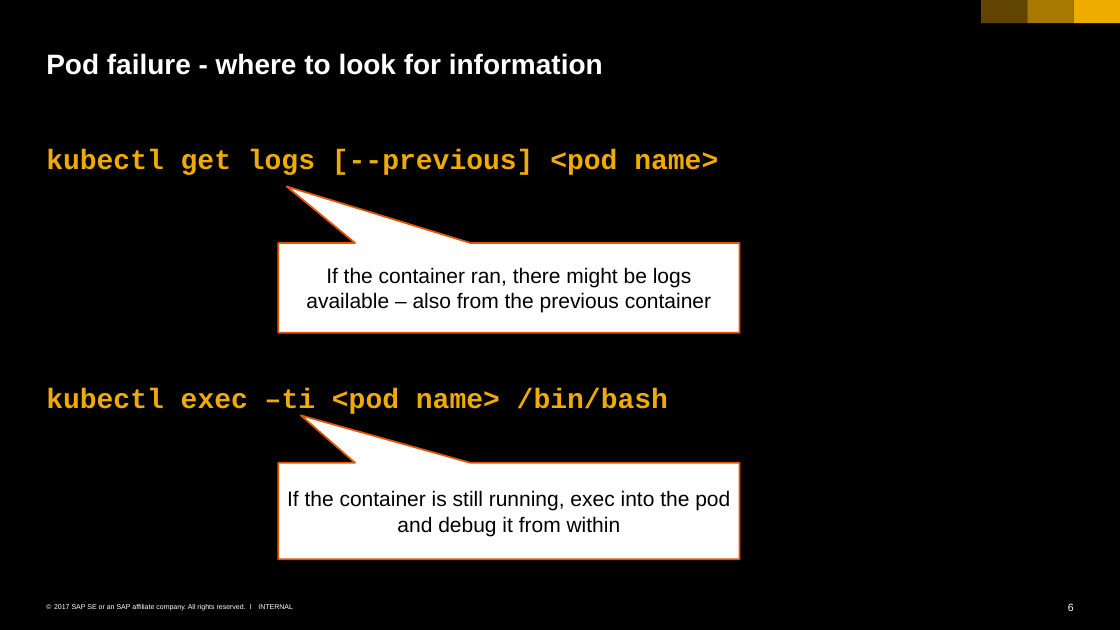
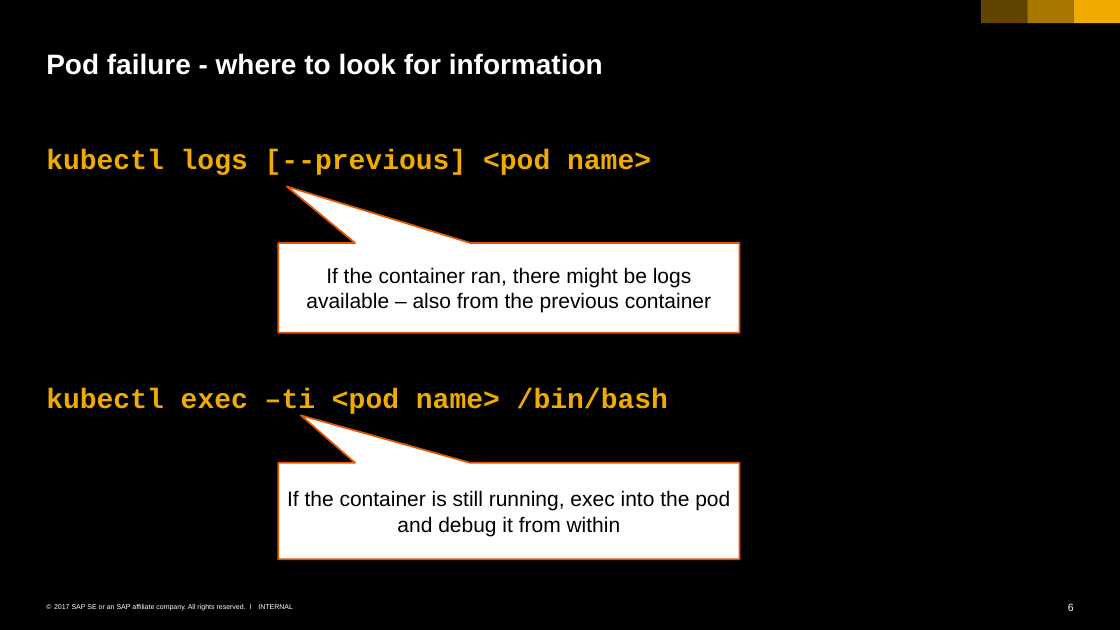
Before and after one commit to cuijiyao01/docker-k8s-training, a slide deck: slide 6 of kubernetes/06_troubleshooting.pptx. Drawn at 1120x630 pixels with LibreOffice and Linux fonts; fonts in the diff are those of the drawing. Boxes give left, top, right and bottom in pixels: in the first picture for what was removed or moved away, otherwise in the second. Text is boxed around its words. In the diff, an @@ line names an element or a change of style, - is before the commit and + after.

Commit message:
fix #156

```diff
--- a/kubernetes/06_troubleshooting.pptx
+++ b/kubernetes/06_troubleshooting.pptx
@@ text at box(46, 150, 651, 175): text changed @@
-kubectl get logs [--previous] <pod name>
+kubectl logs [--previous] <pod name>
```
